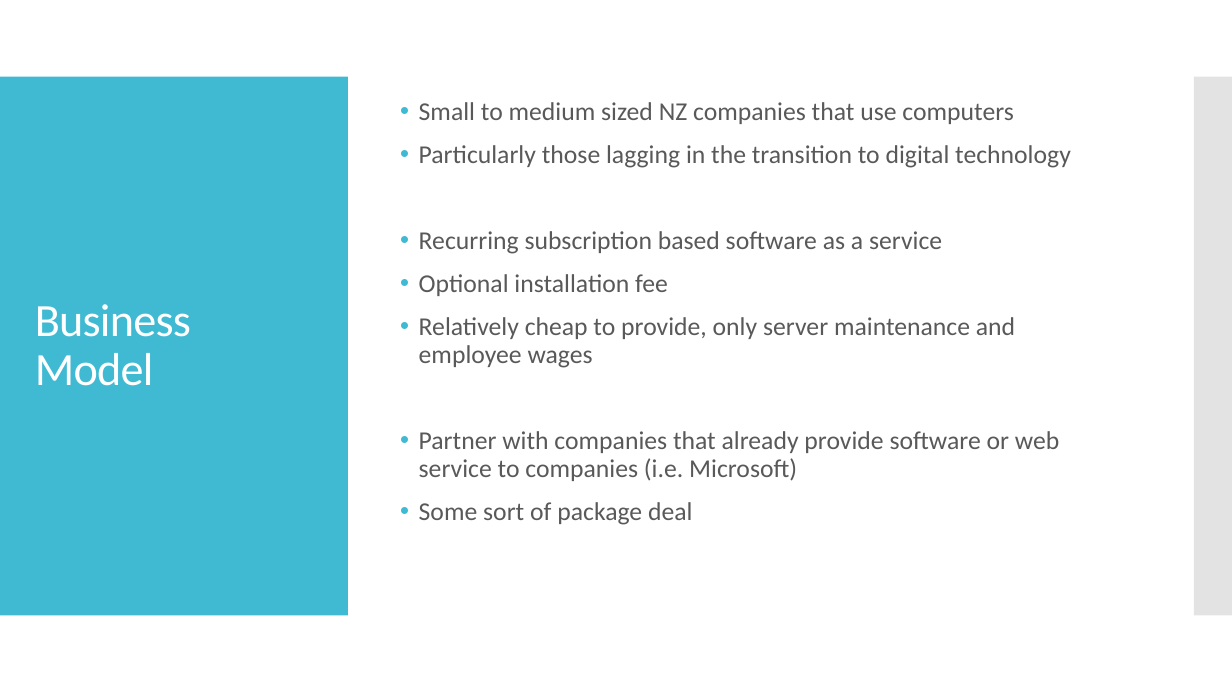
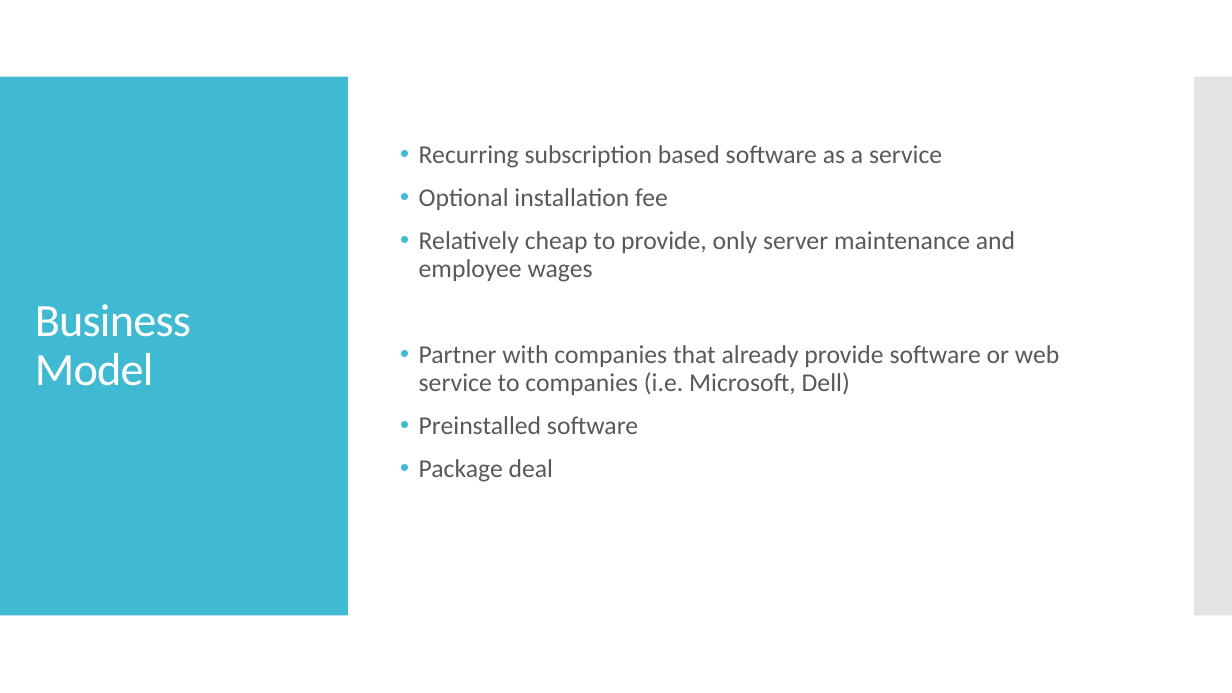
Before and after one commit to SaviMohan/Timekeeper, a slide deck: slide 6 of Planning/Timekeeper.pptx. Drawn at 1232x693 pixels with LibreOffice and Linux fonts; fonts in the diff are those of the drawing. Boxes give left, top, right and bottom in pixels: in the first picture for what was removed or moved away, otherwise in the second. Text is boxed around its words. In the diff, an @@ line names an element or a change of style, - is before the commit and + after.

Commit message:
script and powerpoint updates

```diff
--- a/Planning/Timekeeper.pptx
+++ b/Planning/Timekeeper.pptx
@@ text at [419,102,1071,168]: paragraphs removed @@
-• Small to medium sized NZ companies that use computers
-• Particularly those lagging in the transition to digital technology
@@ text at [419,345,1059,482]: text changed @@
-• Partner with companies that already provide software or web service to companies (i.e. Microsoft)
-• Some sort of package deal
+• Partner with companies that already provide software or web service to companies (i.e. Microsoft, Dell)
+• Preinstalled software
+• Package deal
```
Also in this commit, not shown: 1 other file.
